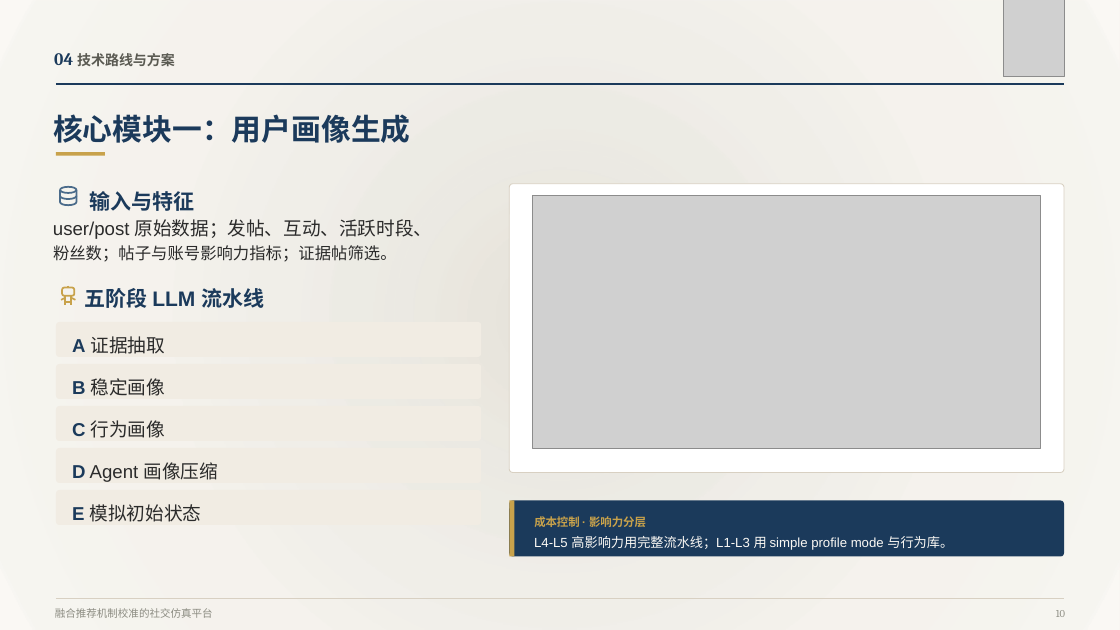
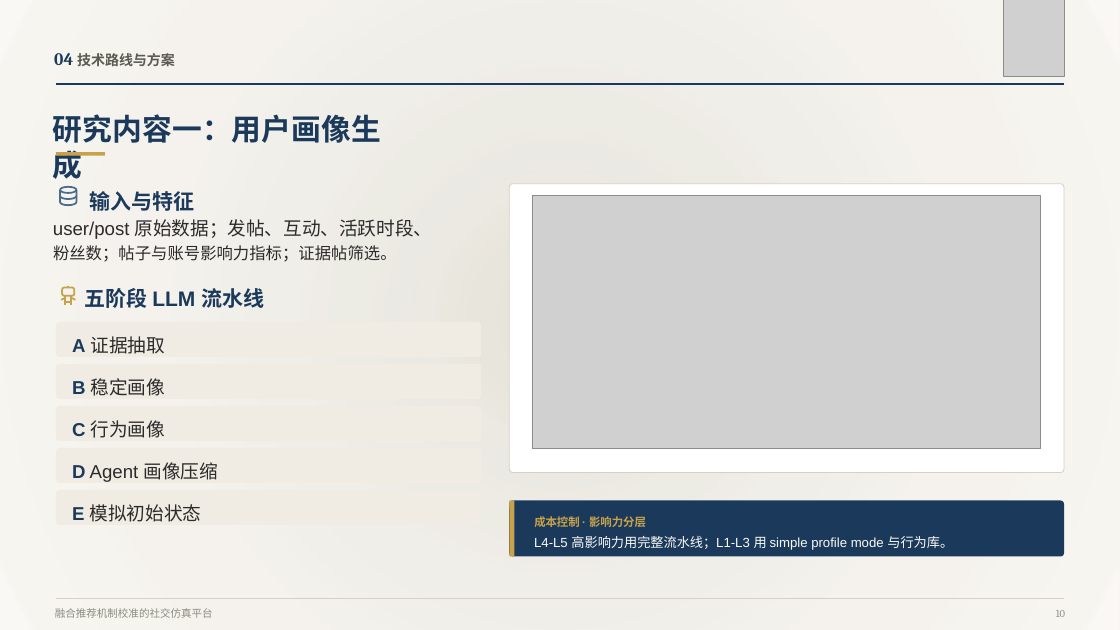
Before and after one commit to zhangyipeng623/moss_web, a slide deck: slide 9 of docs/paper/开题报告/张艺鹏-开题报告汇报PPT.pptx (slide 10 before the commit). Drawn at 1120x630 pixels with LibreOffice and Linux fonts; fonts in the diff are those of the drawing; grey boxes stand for pictures. Boxes give left, top, right and bottom in pixels: in the first picture for what was removed or moved away, otherwise in the second. Text is boxed around its words. In the diff, an @@ line names an element or a change of style, - is before the commit and + after.

```diff
--- a/docs/paper/开题报告/张艺鹏-开题报告汇报PPT.pptx
+++ b/docs/paper/开题报告/张艺鹏-开题报告汇报PPT.pptx
@@ text at box(53, 114, 381, 143): text changed @@
-核心模块一：用户画像生成
+研究内容一：用户画像生成
```
Also in this commit, not shown: 8 other slides changed, 4 other files.
